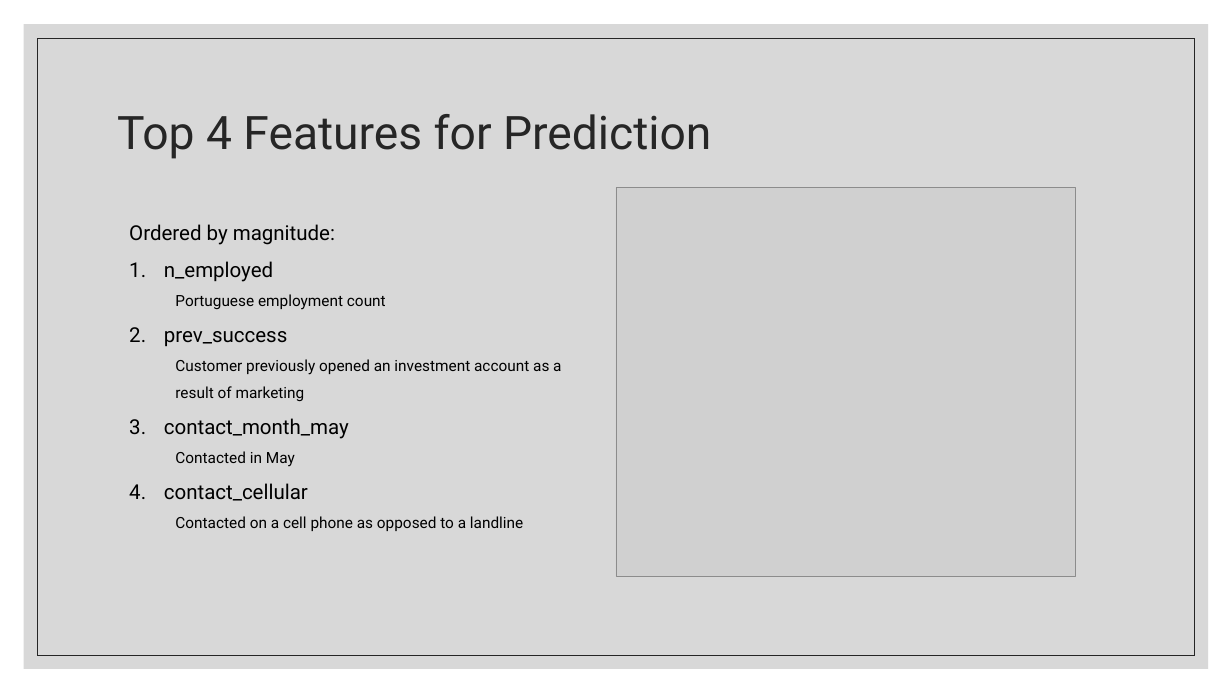
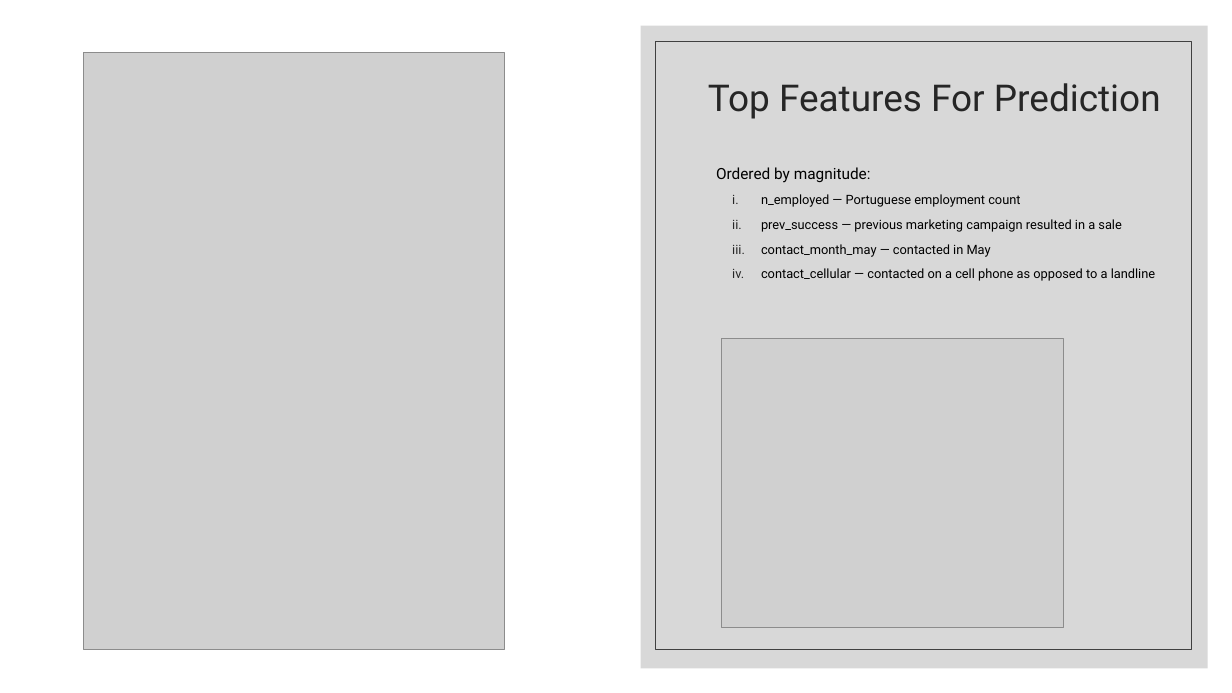
Before and after one commit to ndgigliotti/dsc-phase-3-project, a slide deck: slide 6 of presentation/predicting_bank_telemarketing_sales.pptx. Drawn at 1232x693 pixels with LibreOffice and Linux fonts; fonts in the diff are those of the drawing; grey boxes stand for pictures. Boxes give left, top, right and bottom in pixels: in the first picture for what was removed or moved away, otherwise in the second. Text is boxed around its words. In the diff, an @@ line names an element or a change of style, - is before the commit and + after.

```diff
--- a/presentation/predicting_bank_telemarketing_sales.pptx
+++ b/presentation/predicting_bank_telemarketing_sales.pptx
@@ rectangle added at bbox=[0, 0, 1232, 693], fill #FFFFFF @@
@@ rectangle removed at bbox=[24, 24, 1209, 669] @@
@@ rectangle added at bbox=[640, 26, 1208, 669], fill #BFBFBF at 60% opacity @@
@@ rectangle removed at bbox=[38, 38, 1195, 655] @@
@@ picture added at bbox=[84, 53, 505, 650] @@
@@ rectangle added at bbox=[655, 42, 1191, 651], outline #404040 0.5 pt @@
@@ title at bbox=[708, 83, 1161, 119]: text changed; size 36 to 28.8 pt @@
-Top 4 Features for Prediction
+Top Features For Prediction
@@ text "Ordered by magnitude:": place and size @@
-text "Ordered by magnitude:" at bbox=[129, 224, 561, 531]
+text "Ordered by magnitude:" at bbox=[716, 167, 1155, 281]
@@ text at bbox=[716, 167, 871, 183]: size 16 to 12 pt in "Ordered by magnitude:"; line spacing 1.5 to 1.1; more space between paragraphs @@
@@ text at bbox=[761, 194, 1155, 281]: text changed; size 12 to 10 pt @@
-1. n_employed
-  Portuguese employment count
-2. prev_success
-  Customer previously opened an investment account as a result of marketing
-3. contact_month_may
-  Contacted in May
-4. contact_cellular
-  Contacted on a cell phone as opposed to a landline
+i. n_employed — Portuguese employment count
+ii. prev_success — previous marketing campaign resulted in a sale
+iii. contact_month_may — contacted in May
+iv. contact_cellular — contacted on a cell phone as opposed to a landline
@@ picture: place and size @@
-picture at bbox=[616, 188, 1076, 577]
+picture at bbox=[722, 338, 1064, 628]
```
Also in this commit, not shown: 9 other slides changed, 1 slide added, 1 other file.
